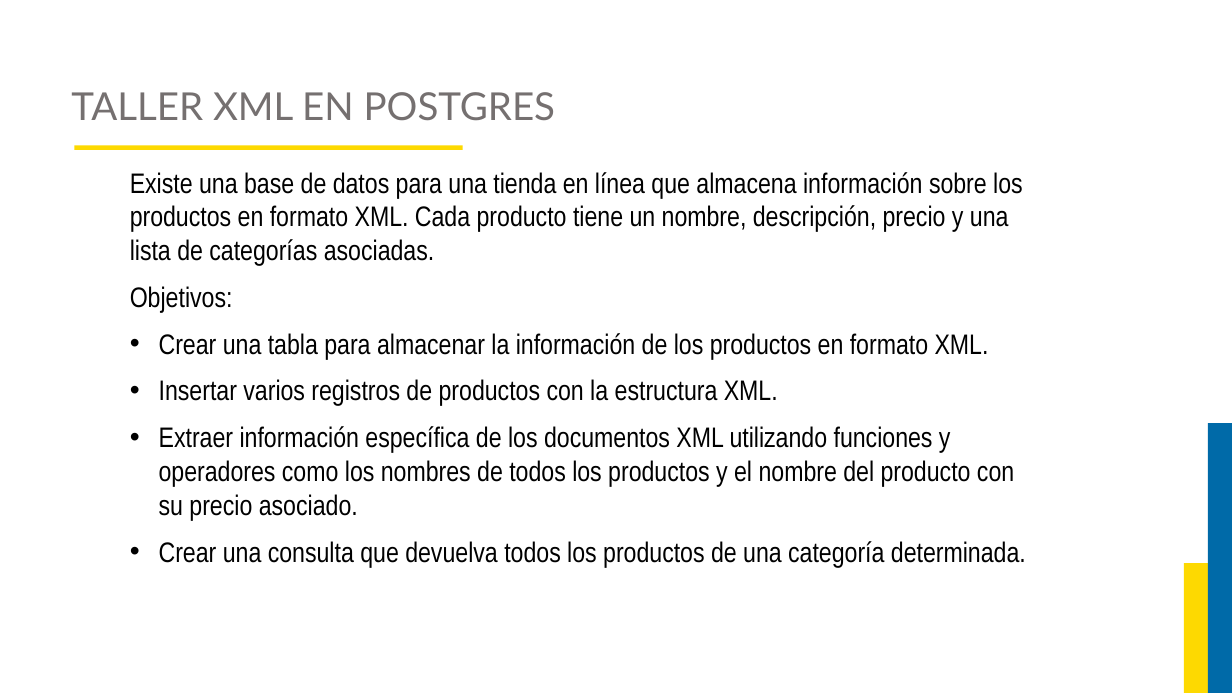
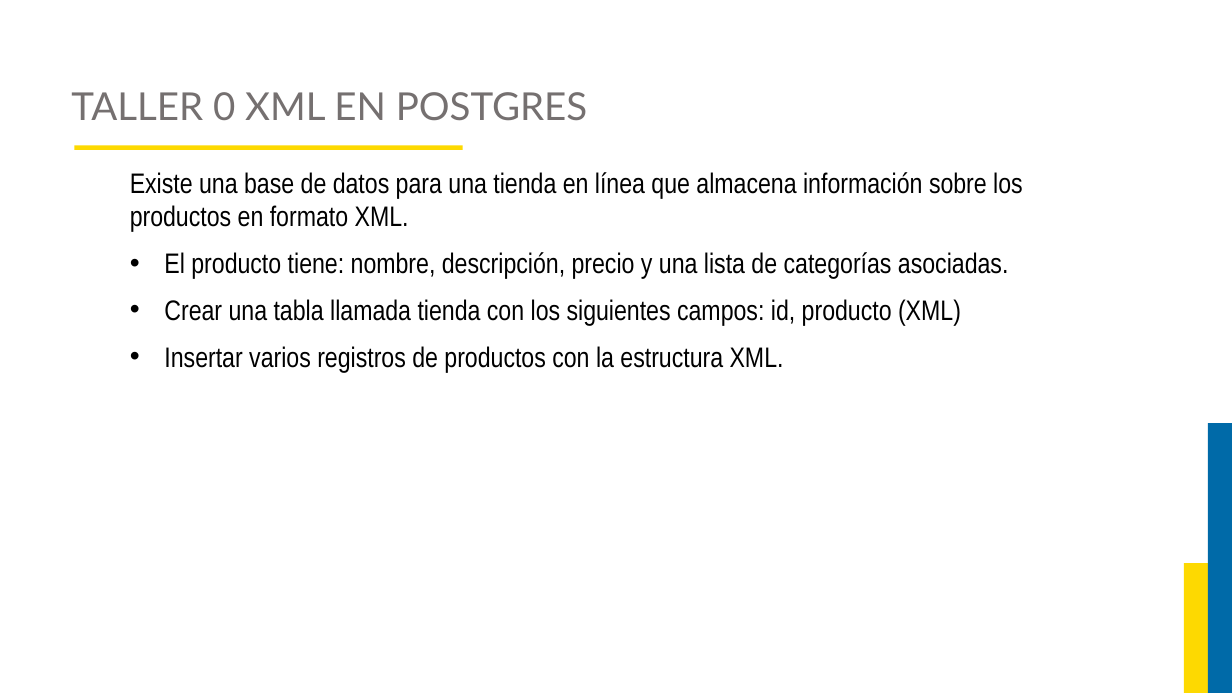
Before and after one commit to JorgeAlejandroAguirreGutierrez/proyecto-luis, a slide deck: slide 113 of Curso Base de Datos 2/Diapositivas.pptx (slide 85 before the commit). Drawn at 1232x693 pixels with LibreOffice and Linux fonts; fonts in the diff are those of the drawing; background and template pictures are left out. Boxes give left, top, right and bottom in pixels: in the first picture for what was removed or moved away, otherwise in the second. Text is boxed around its words. In the diff, an @@ line names an element or a change of style, - is before the commit and + after.

```diff
--- a/Curso Base de Datos 2/Diapositivas.pptx
+++ b/Curso Base de Datos 2/Diapositivas.pptx
@@ title at <box>71,92,587,120</box>: text changed @@
-TALLER XML EN POSTGRES
+TALLER 0 XML EN POSTGRES
@@ text at <box>130,172,1023,325</box>: text changed @@
-Existe una base de datos para una tienda en línea que almacena información sobre los productos en formato XML. Cada producto tiene un nombre, descripción, precio y una lista de categorías asociadas.
-Objetivos:
-• Crear una tabla para almacenar la información de los productos en formato XML.
+Existe una base de datos para una tienda en línea que almacena información sobre los productos en formato XML.
+• El producto tiene: nombre, descripción, precio y una lista de categorías asociadas.
+• Crear una tabla llamada tienda con los siguientes campos: id, producto (XML)
@@ text at <box>164,346,784,372</box>: indent changed @@
@@ text at <box>159,426,1026,567</box>: paragraphs removed @@
-• Extraer información específica de los documentos XML utilizando funciones y operadores como los nombres de todos los productos y el nombre del producto con su precio asociado.
-• Crear una consulta que devuelva todos los productos de una categoría determinada.
```
Also in this commit, not shown: 16 other slides changed, 35 slides added, 3 slides removed, 10 other files.
